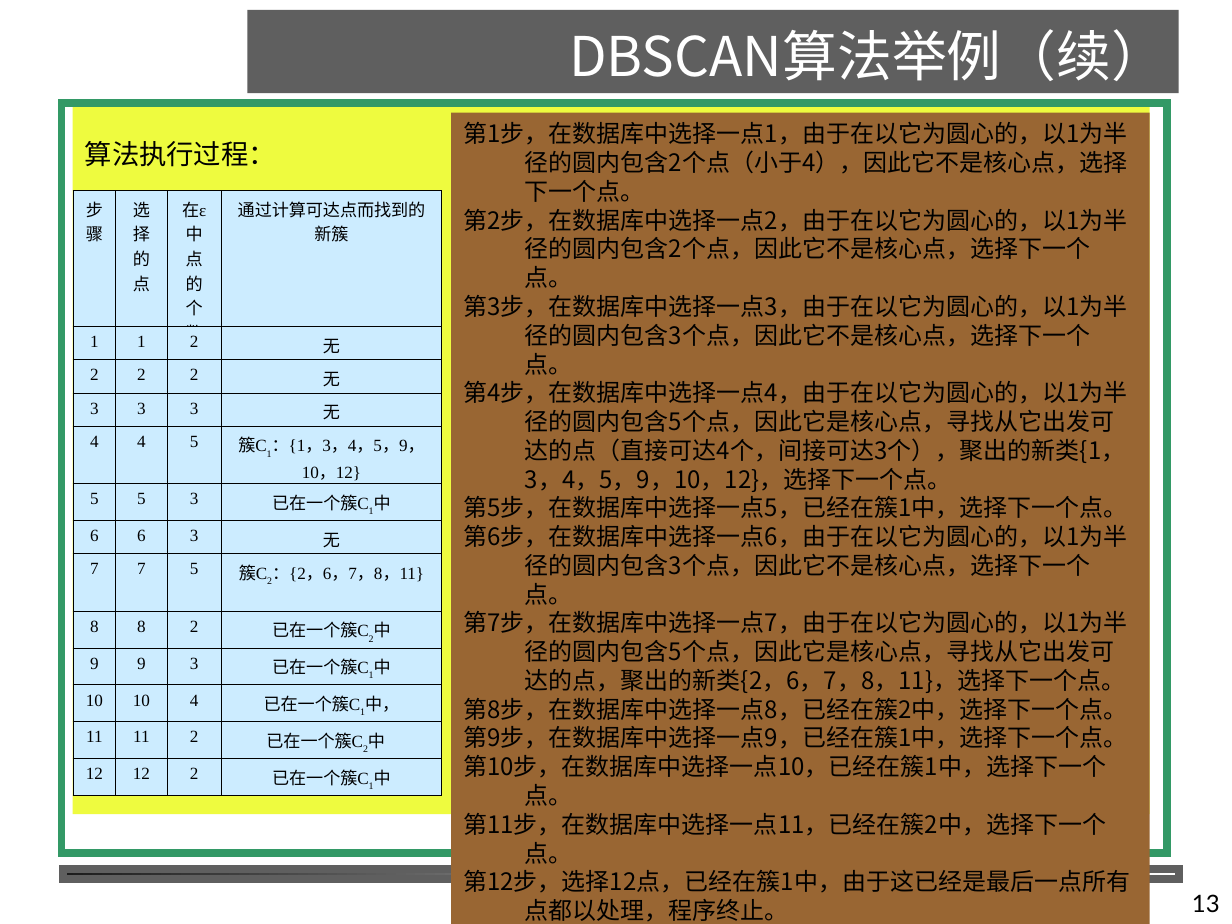
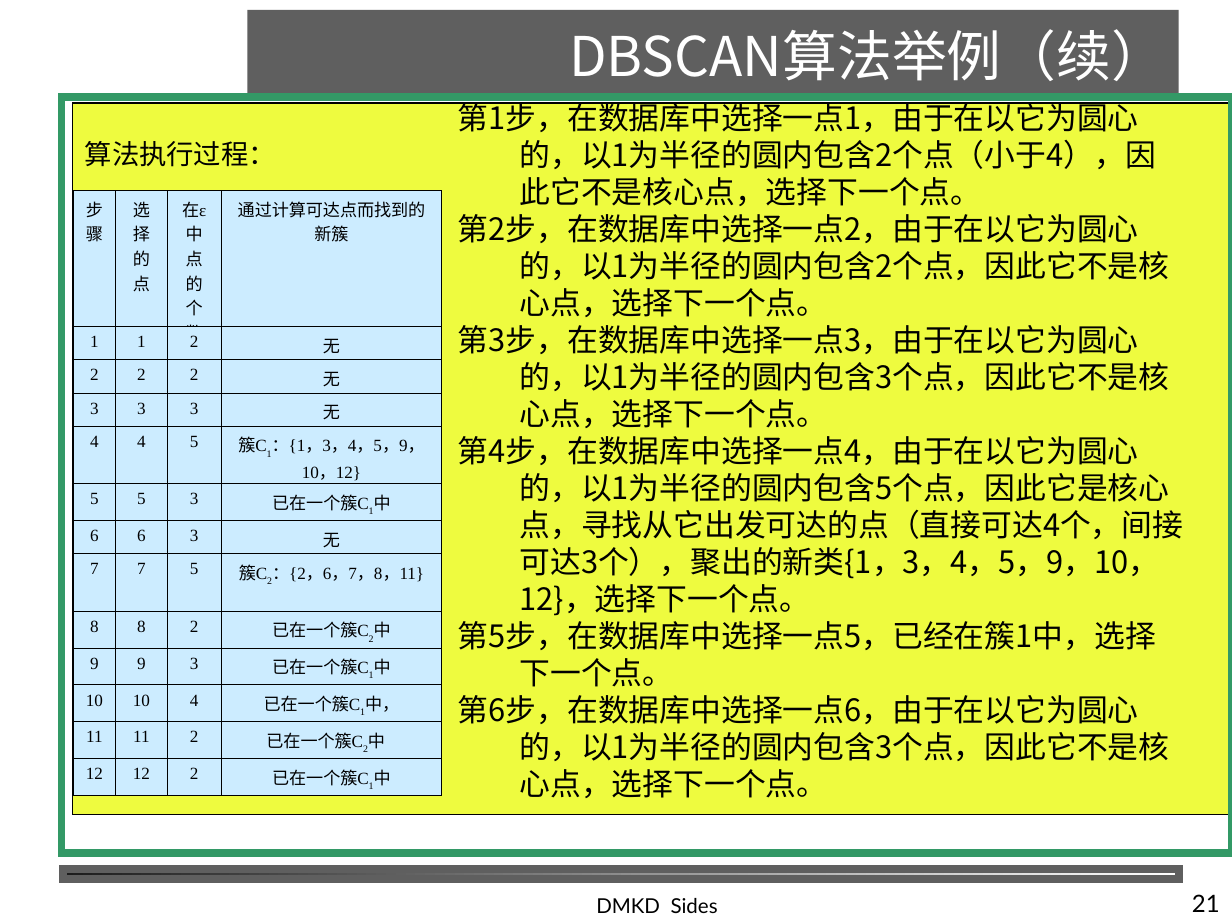
Before and after one commit to shfkuang/shfkuang.github.io, a slide deck: slide 21 of dm/ch5.4.ppt (slide 13 before the commit). Drawn at 1232x924 pixels with LibreOffice and Linux fonts; fonts in the diff are those of the drawing; background and template pictures are left out. Boxes give left, top, right and bottom in pixels: in the first picture for what was removed or moved away, otherwise in the second. Text is boxed around its words. In the diff, an @@ line names an element or a change of style, - is before the commit and + after.

```diff
--- a/dm/ch5.4.ppt
+++ b/dm/ch5.4.ppt
@@ rectangle: place and size @@
-rectangle at [62, 102, 1168, 853]
+rectangle at [62, 97, 1232, 853]
@@ rectangle "算法执行过程：": place and size @@
-rectangle "算法执行过程：" at [73, 103, 1149, 814]
+rectangle "算法执行过程：" at [73, 103, 1232, 814]
@@ rectangle "算法执行过程：" at [73, 103, 1232, 814]: outline none to #000000 0.74 pt @@
@@ text "第1步，在数据库中选择一点1，由于在以它为圆心的，以1为半径的圆内包含2个点（小于4），因此它不是核心点，选择下一个点。": place and size @@
-text "第1步，在数据库中选择一点1，由于在以它为圆心的，以1为半径的圆内包含2个点（小于4），因此它不是核心点，选择下一个点。" at [451, 112, 1149, 924]
+text "第1步，在数据库中选择一点1，由于在以它为圆心的，以1为半径的圆内包含2个点（小于4），因此它不是核心点，选择下一个点。" at [458, 98, 1183, 798]
@@ text "第1步，在数据库中选择一点1，由于在以它为圆心的，以1为半径的圆内包含2个点（小于4），因此它不是核心点，选择下一个点。" at [458, 98, 1183, 798]: size 14 to 18 pt; fill #996633 to none @@
@@ text at [463, 611, 1130, 921]: paragraphs removed @@
-第7步，在数据库中选择一点7，由于在以它为圆心的，以1为半径的圆内包含5个点，因此它是核心点，寻找从它出发可达的点，聚出的新类{2，6，7，8，11}，选择下一个点。
-第8步，在数据库中选择一点8，已经在簇2中，选择下一个点。
-第9步，在数据库中选择一点9，已经在簇1中，选择下一个点。
-第10步，在数据库中选择一点10，已经在簇1中，选择下一个点。
-第11步，在数据库中选择一点11，已经在簇2中，选择下一个点。
-第12步，选择12点，已经在簇1中，由于这已经是最后一点所有点都以处理，程序终止。
@@ text added at [596, 898, 718, 913], 12 pt, text #000000 @@
+DMKD Sides
@@ page number at [1192, 894, 1220, 912]: text changed @@
-13
+21
```
Also in this commit, not shown: 1 other slide changed, 9 slides added, 4 slides removed, 2 other files.
